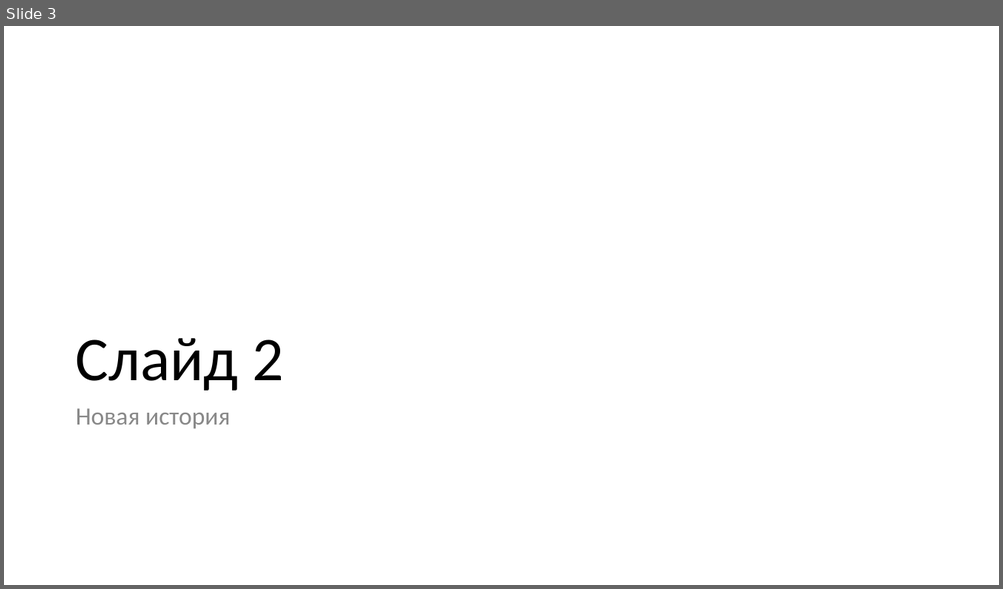
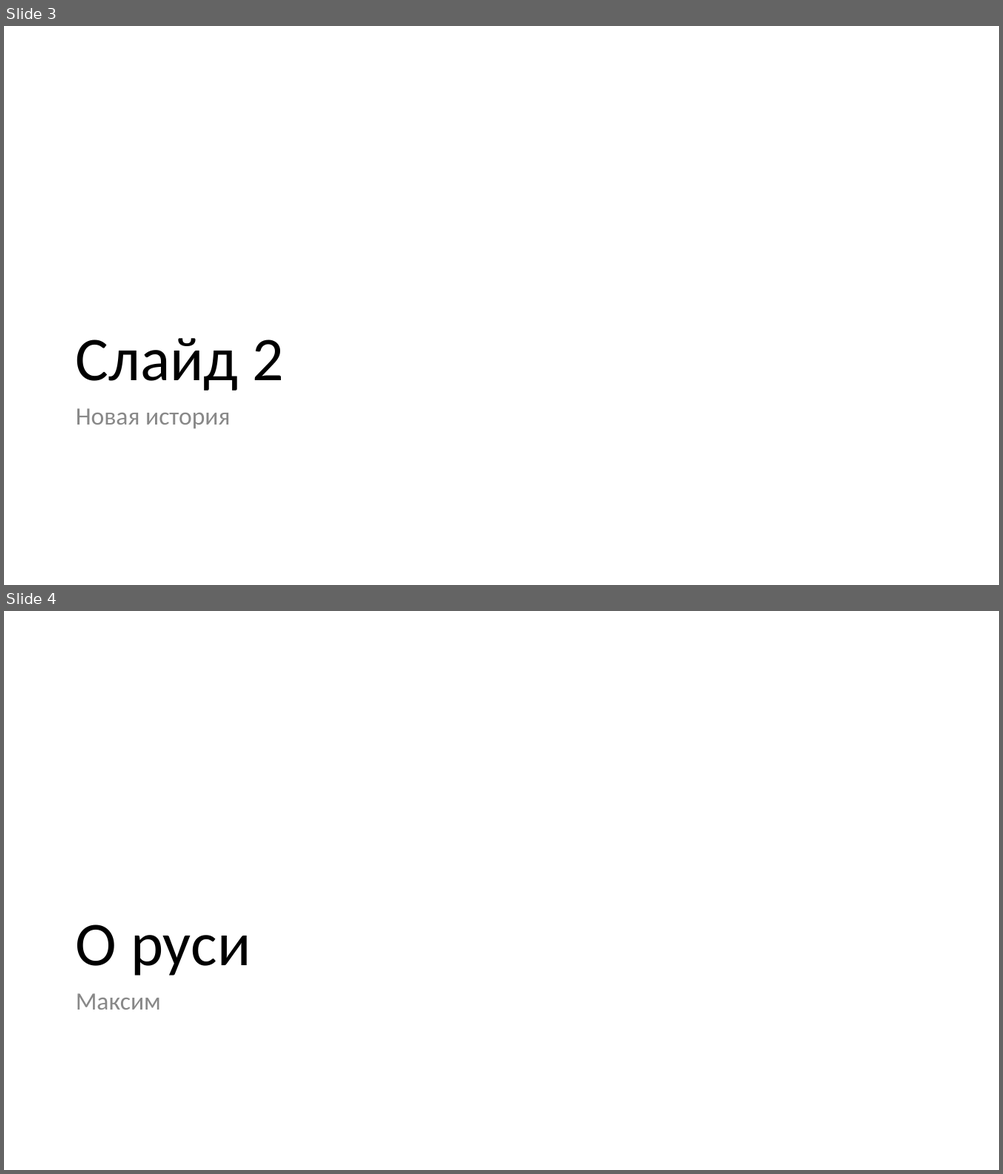
Before and after one commit to waxlight/presentation, a slide deck: Системы контроля версий.pptx. Shown one above the other, each under a label of ours: slide 3 before the commit, slides 3 and 4 after it. The pictures are 1003x589 and 1003x1174 pixels, drawn with LibreOffice and Linux fonts; fonts in the diff are those of the drawing. Boxes give left, top, right and bottom in pixels: in the first picture for what was removed or moved away, otherwise in the second. Text is boxed around its words. In the diff, an @@ line names an element or a change of style, - is before the commit and + after.

Commit message:
+О руси Максим

```diff
--- a/Системы контроля версий.pptx
+++ b/Системы контроля версий.pptx
@@ slide 4 added at (4,611,999,1170), background #FFFFFF @@
@@ title added at (76,925,250,976), 60 pt, text #000000 @@
+О руси
@@ text added at (76,994,161,1010), 24 pt, text #888888 @@
+Максим
```
